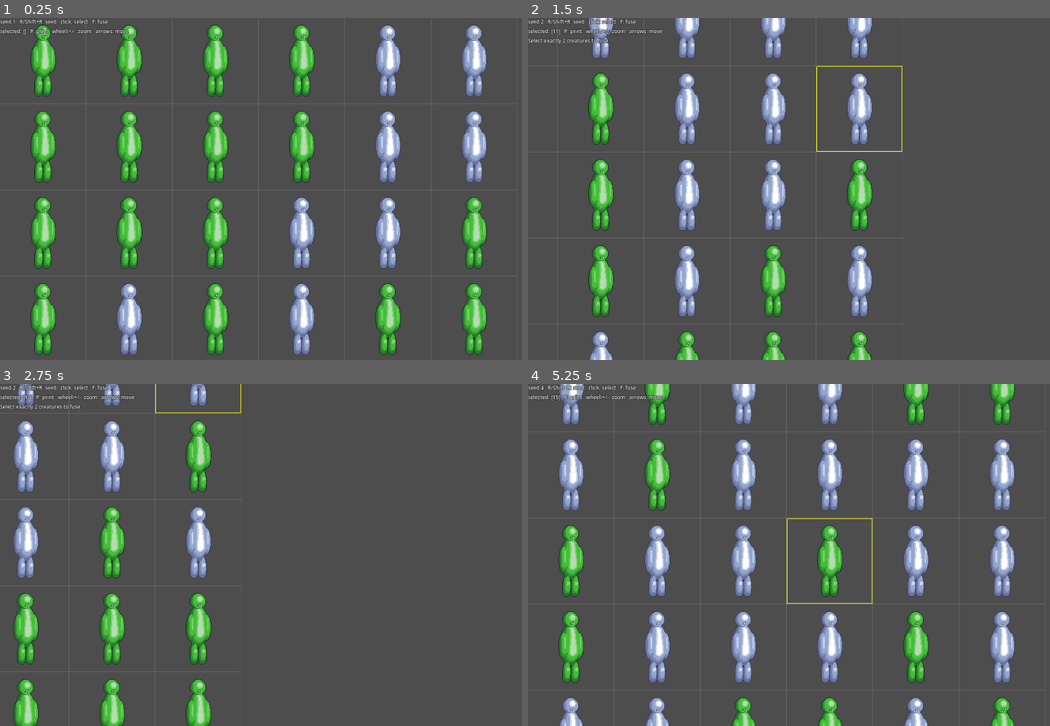
Above: before the commit, frames 1-4 (two rows, left to right).
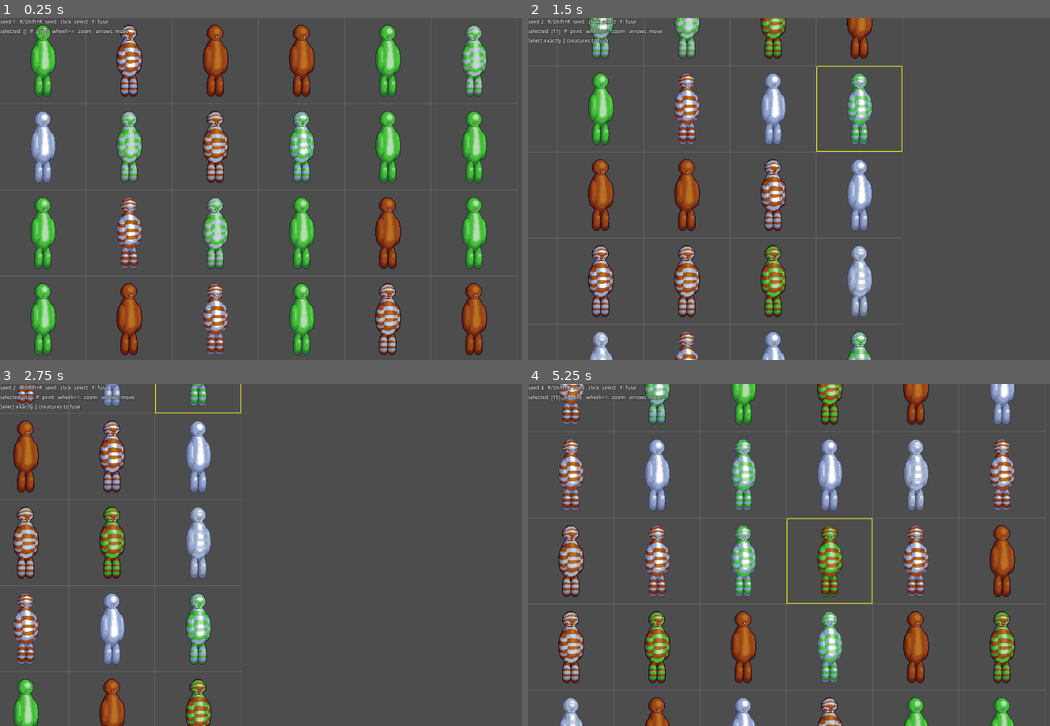
Above: after the commit, the same moments.

Repository: KT0mi/creature_feature_test
Game: Godot game, scene res://debug/creature_lab.tscn
The game is run twice, just before and just after one commit, with the same random seed, the same clock (stepped at 60 frames per second) and the same inputs.
Inputs (mouse positions are in pixels of both pictures, inside the frame that each line leads up to):
- Up to frame 1 (0.25 s): no input
- Up to frame 2 (1.5 s): tap Enter at 0.5 s; move the mouse to (966, 171) at 0.52 s; hold Right 0.53-1.28 s; tap R at 0.6 s; click (966, 171) at 0.67 s; move the mouse to (710, 206) at 1.27 s; hold Down from 1.28 s (still down); tap F at 1.35 s
- Up to frame 3 (2.75 s): move the mouse to (365, 479) at 2.02 s; release Down at 2.03 s; hold Right from 2.03 s (still down); tap P at 2.1 s
- Up to frame 4 (5.25 s): move the mouse to (799, 623) at 2.77 s; release Right at 2.78 s; hold Up 2.78-3.53 s; tap one key every 0.75 s from 2.85 s: R F P R; click (799, 623) at 2.92 s; move the mouse to (1013, 606) at 3.52 s; hold Left 3.53-5.03 s; move the mouse to (648, 503) at 4.27 s; move the mouse to (862, 555) at 5.02 s; hold Down from 5.03 s (still down); click (862, 555) at 5.17 s

The runs differ from the first frame. In frame 1, 13% of the frame differs, in the area x 5-94%, y 2-99%; in frame 2, 7.5%; in frame 3, 6.0%; in frame 4, 12%.

Commit message:
Added new palettes and one pattern

Diff:
--- /dev/null
+++ b/creatures/palettes/palette_auburn.tres
@@ -0,0 +1,9 @@
+[gd_resource type="Resource" script_class="CreaturePalette" format=3 uid="uid://yfbtgcjk2mcu"]
+
+[ext_resource type="Script" uid="uid://de7qplmr6rrvn" path="res://core/creature_palette.gd" id="1_xflg1"]
+
+[resource]
+script = ExtResource("1_xflg1")
+id = &"auburn"
+ramp = PackedColorArray(0.042888016, 0.0011122535, 0.12652868, 1, 0.39840323, 0.12861401, 0.046085037, 1, 0.6023861, 0.274033, 0.10054047, 1, 0.7237154, 0.44638413, 0.126668, 1)
+metadata/_custom_type_script = "uid://de7qplmr6rrvn"
--- a/creatures/palettes/palette_dusk.tres
+++ b/creatures/palettes/palette_dusk.tres
@@ -1,9 +1,9 @@
 [gd_resource type="Resource" script_class="CreaturePalette" format=3 uid="uid://b2e6eb7mvvh3k"]
 
-[ext_resource type="Script" uid="uid://de7qplmr6rrvn" path="res://core/creature_palette.gd" id="1_tvwu5"]
+[ext_resource type="Script" uid="uid://de7qplmr6rrvn" path="res://core/creature_palette.gd" id="1_ao6mu"]
 
 [resource]
-script = ExtResource("1_tvwu5")
+script = ExtResource("1_ao6mu")
 id = &"´dusk"
-ramp = PackedColorArray(0.22658296, 0.22658296, 0.33890283, 1, 0.40584272, 0.45043758, 0.61138725, 1, 0.5766774, 0.65457314, 0.81352156, 1, 71.24272, 77.25032, 85.608734, 1)
+ramp = PackedColorArray(0.22658296, 0.22658296, 0.33890283, 1, 0.40584272, 0.45043758, 0.61138725, 1, 0.5766774, 0.65457314, 0.81352156, 1, 63.6837, 72.81823, 85.60656, 1)
 metadata/_custom_type_script = "uid://de7qplmr6rrvn"
--- /dev/null
+++ b/creatures/palettes/palette_pale.tres
@@ -0,0 +1,8 @@
+[gd_resource type="Resource" script_class="CreaturePalette" format=3 uid="uid://b7qdvd4audskr"]
+
+[ext_resource type="Script" uid="uid://de7qplmr6rrvn" path="res://core/creature_palette.gd" id="1_4801k"]
+
+[resource]
+script = ExtResource("1_4801k")
+ramp = PackedColorArray(0.020146197, 0.025783757, 0.064325236, 1, 0.43952, 0.4272, 0.48, 1, 0.63909996, 0.70455, 0.77, 1, 0.792, 0.82079995, 0.9, 1)
+metadata/_custom_type_script = "uid://de7qplmr6rrvn"
Binary file added: creatures/parts/arm/arm_circle_biped/patterns/stripped.png
Not shown, added: creatures/parts/arm/arm_circle_biped/patterns/stripped.png.import
Binary file added: creatures/parts/head/head_circle_biped/patterns/stripped.png
Not shown, added: creatures/parts/head/head_circle_biped/patterns/stripped.png.import
Binary file added: creatures/parts/leg/leg_circle_biped/patterns/stripped.png
Not shown, added: creatures/parts/leg/leg_circle_biped/patterns/stripped.png.import
Binary file added: creatures/parts/torso/torso_circle_biped/patterns/stripped.png
Not shown, added: creatures/parts/torso/torso_circle_biped/patterns/stripped.png.import
Binary file changed: creatures/parts/torso/torso_circle_biped/torso_circle_biped.png
